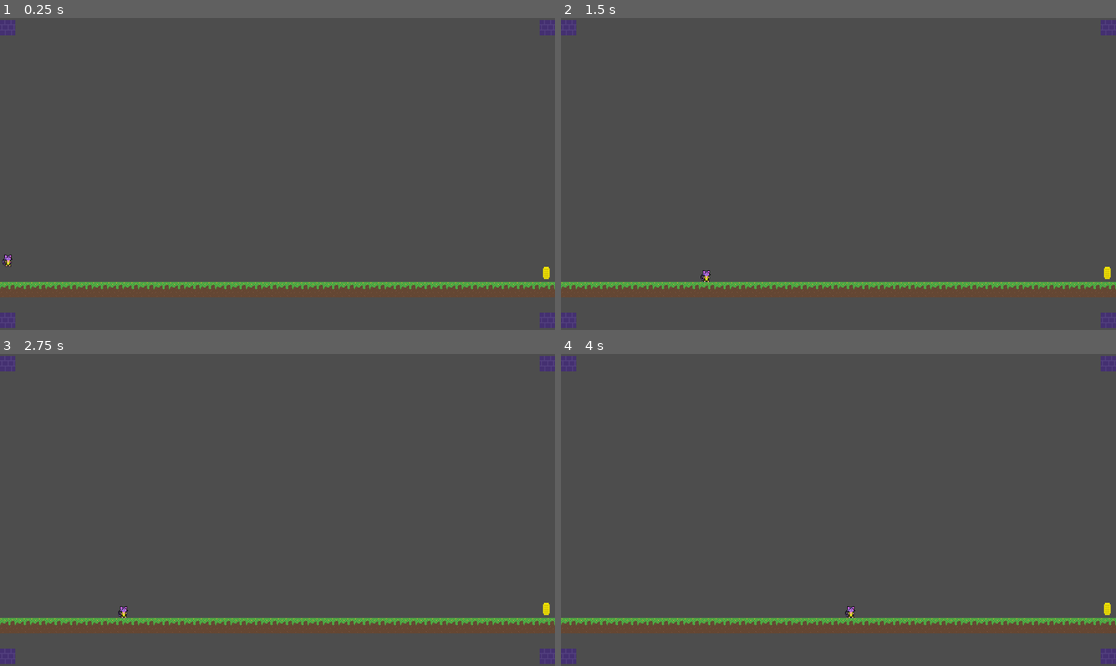
Above: before the commit, frames 1-4 (two rows, left to right).
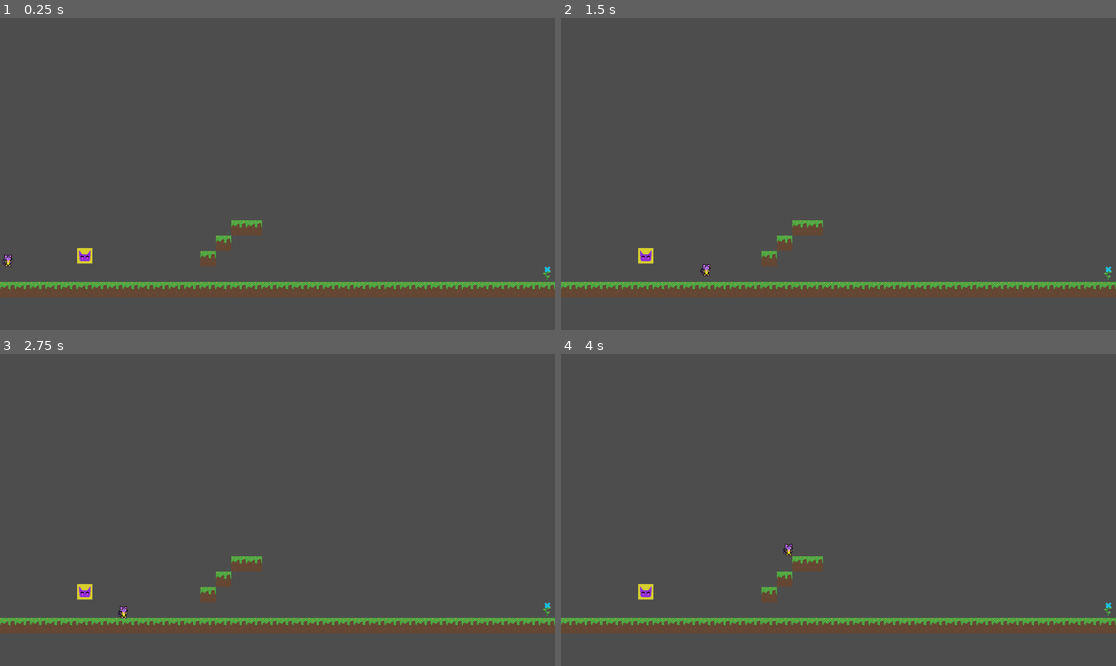
Above: after the commit, the same moments.

Repository: JB4692/CatLab
Game: Godot game, scene res://scenes/main game.tscn
Same seed, same stepped clock (60 frames per second), same inputs: the game is played once before the commit and once after it.
Inputs:
- Up to frame 1 (0.25 s): no input
- Up to frame 2 (1.5 s): tap Enter (ui_accept) at 0.5, 0.77 s; hold Right (ui_right) from 0.53 s (still down)
- Up to frame 3 (2.75 s): tap Enter (ui_accept) at 1.52 s; release Right (ui_right) at 2.03 s; hold Left (ui_left) from 2.03 s (still down)
- Up to frame 4 (4 s): release Left (ui_left) at 2.78 s; hold Right (ui_right) from 2.78 s (still down); tap Enter (ui_accept) at 3.02, 3.77 s

The runs differ from the first frame. In frame 1, 1.2% of the frame differs, in the area x 0-100%, y 0-100%; in frame 2, 1.2%; in frame 3, 1.2%; in frame 4, 1.3%.

Commit message:
Attempting to load in an animated platform.

Diff:
--- a/saves/save1.txt
+++ b/saves/save1.cfg
@@ -1,4 +1,6 @@
 player,-560,150
+litter_box,560,204
+moving_platform,-400,170,-400,270
 grass,-18,7
 grass,-17,7
 grass,-16,7
@@ -36,3 +38,7 @@
 grass,16,7
 grass,17,7
 grass,18,7
+grass,-5,5
+grass,-4,4
+grass,-3,3
+grass,-2,3
--- a/scenes/end_of_level.tscn
+++ b/scenes/end_of_level.tscn
@@ -1,7 +1,7 @@
 [gd_scene load_steps=5 format=3 uid="uid://cdtdg0i7uc8gh"]
 
 [ext_resource type="Texture2D" uid="uid://fpf5d13u0i5y" path="res://assets/tilesets/Dirt Grass and brick tileset.png" id="1_76ssk"]
-[ext_resource type="Script" path="res://scenes/eol_button.gd" id="2_i0he1"]
+[ext_resource type="Script" path="res://scripts/eol_button.gd" id="2_i0he1"]
 
 [sub_resource type="TileSetAtlasSource" id="TileSetAtlasSource_u6s6i"]
 texture = ExtResource("1_76ssk")
--- a/scenes/level_endpoint.tscn
+++ b/scenes/level_endpoint.tscn
@@ -1,7 +1,7 @@
 [gd_scene load_steps=4 format=3 uid="uid://cxiwyn6x0t1o7"]
 
 [ext_resource type="Script" path="res://scripts/switch_to_eol.gd" id="1_0wyla"]
-[ext_resource type="Texture2D" uid="uid://cy13j4vkjj34x" path="res://assets/sprites/Coin.png" id="1_6kfgx"]
+[ext_resource type="Texture2D" uid="uid://ckc10v0fvpa4d" path="res://assets/sprites/BFlower.png" id="2_pile3"]
 
 [sub_resource type="CapsuleShape2D" id="CapsuleShape2D_41pxs"]
 radius = 6.0
@@ -14,7 +14,7 @@
 shape = SubResource("CapsuleShape2D_41pxs")
 
 [node name="Sprite2D" type="Sprite2D" parent="."]
-texture = ExtResource("1_6kfgx")
+texture = ExtResource("2_pile3")
 
 [connection signal="body_entered" from="." to="." method="_on_body_entered"]
 [connection signal="body_exited" from="." to="." method="_on_body_exited"]
--- /dev/null
+++ b/scenes/linear_moving_platform.tscn
@@ -0,0 +1,18 @@
+[gd_scene load_steps=4 format=3 uid="uid://b6xf1u7c2wvcy"]
+
+[ext_resource type="Texture2D" uid="uid://dyrllecegk76c" path="res://assets/sprites/SpecialBlock.png" id="1_y5q7c"]
+
+[sub_resource type="GDScript" id="GDScript_dtsr3"]
+
+[sub_resource type="RectangleShape2D" id="RectangleShape2D_uax1f"]
+size = Vector2(32, 32)
+
+[node name="linear_moving_platform" type="AnimatableBody2D"]
+script = SubResource("GDScript_dtsr3")
+
+[node name="Sprite2D" type="Sprite2D" parent="."]
+texture = ExtResource("1_y5q7c")
+
+[node name="CollisionShape2D" type="CollisionShape2D" parent="."]
+shape = SubResource("RectangleShape2D_uax1f")
+one_way_collision = true
--- a/scenes/main game.tscn
+++ b/scenes/main game.tscn
@@ -1,9 +1,8 @@
-[gd_scene load_steps=7 format=3 uid="uid://cu2wdn0httpg2"]
+[gd_scene load_steps=6 format=3 uid="uid://cu2wdn0httpg2"]
 
-[ext_resource type="Script" path="res://scenes/main_game.gd" id="1_1gcq1"]
+[ext_resource type="Script" path="res://scripts/main_game.gd" id="1_1gcq1"]
 [ext_resource type="PackedScene" uid="uid://bk3qlfir1vuvf" path="res://scenes/player.tscn" id="1_731j5"]
 [ext_resource type="Texture2D" uid="uid://fpf5d13u0i5y" path="res://assets/tilesets/Dirt Grass and brick tileset.png" id="2_qenma"]
-[ext_resource type="PackedScene" uid="uid://cxiwyn6x0t1o7" path="res://scenes/level_endpoint.tscn" id="3_k8wpv"]
 
 [sub_resource type="TileSetAtlasSource" id="TileSetAtlasSource_sq400"]
 texture = ExtResource("2_qenma")
@@ -26,15 +25,11 @@
 script = ExtResource("1_1gcq1")
 
 [node name="Player" parent="." instance=ExtResource("1_731j5")]
-position = Vector2(100, 100)
+position = Vector2(-2001, 0)
 
 [node name="Camera2D" type="Camera2D" parent="."]
 
 [node name="Platforms" type="TileMap" parent="."]
 tile_set = SubResource("TileSet_x2u73")
 format = 2
-layer_0/tile_data = PackedInt32Array(-589842, 131072, 0, -655343, 131072, 0, 589841, 131072, 0, 655342, 131072, 0)
 metadata/_edit_group_ = true
-
-[node name="Area2D" parent="." instance=ExtResource("3_k8wpv")]
-position = Vector2(558, 206)
--- a/scenes/player.tscn
+++ b/scenes/player.tscn
@@ -7,6 +7,7 @@
 size = Vector2(15, 24)
 
 [node name="Player" type="CharacterBody2D"]
+z_index = 5
 script = ExtResource("1_avgps")
 
 [node name="Sprite2D" type="Sprite2D" parent="."]
--- a/scenes/main_game.gd
+++ b/scripts/main_game.gd
@@ -1,10 +1,11 @@
 extends Node2D
 
+@onready var main_game: Node2D = $"."
 @onready var platforms: TileMap = $Platforms
 @onready var player: CharacterBody2D = $Player
 
 func _ready() -> void:
-	var file_to_read: String = "saves/save1.txt"
+	var file_to_read: String = "saves/save1.cfg"
 	if read_from_file(file_to_read) >= 0:
 		print("Successfully loaded the game file!")
 	else:
@@ -46,9 +47,11 @@
 			"player":
 				place_player(x_coord, y_coord)
 			"litter_box":
-				print("lb")
+				place_litter_box(x_coord, y_coord)
 			"moving_platform":
-				print("mp")
+				var end_x = int(obj_array[i][3])
+				var end_y = int(obj_array[i][4])
+				place_moving_platform(x_coord, y_coord, end_x, end_y)
 			_:
 				print("Could not match game object.")
 
@@ -65,13 +68,18 @@
 func place_player(x: int, y: int):
 	player.position = Vector2(x, y)
 
-func place_moving_platform(x: int, y: int):
-	# will need to have it place and move either right or left always a fixed
-	# distance? Maybe we can make it customizable distance at some point?
-	pass
+func place_moving_platform(start_x: int, start_y: int, end_x: int, end_y: int):
+	var linear_moving_platform_scene = load("res://scenes/linear_moving_platform.tscn")
+	var platform_object = linear_moving_platform_scene.instantiate()
+	platform_object.position = Vector2i(start_x, start_y)
+	main_game.add_child(platform_object)
 
+#coin in place for the litter box right now.
 func place_litter_box(x: int, y: int):
-	pass
+	var eol_scene = load("res://scenes/level_endpoint.tscn")
+	var eol_object = eol_scene.instantiate()
+	eol_object.position = Vector2i(x, y)
+	main_game.add_child(eol_object)
 
 func place_coin(x: int, y: int):
 	pass
Renamed: scenes/eol_button.gd -> scripts/eol_button.gd
Not shown, added: scenes/linE7C7.tmp
